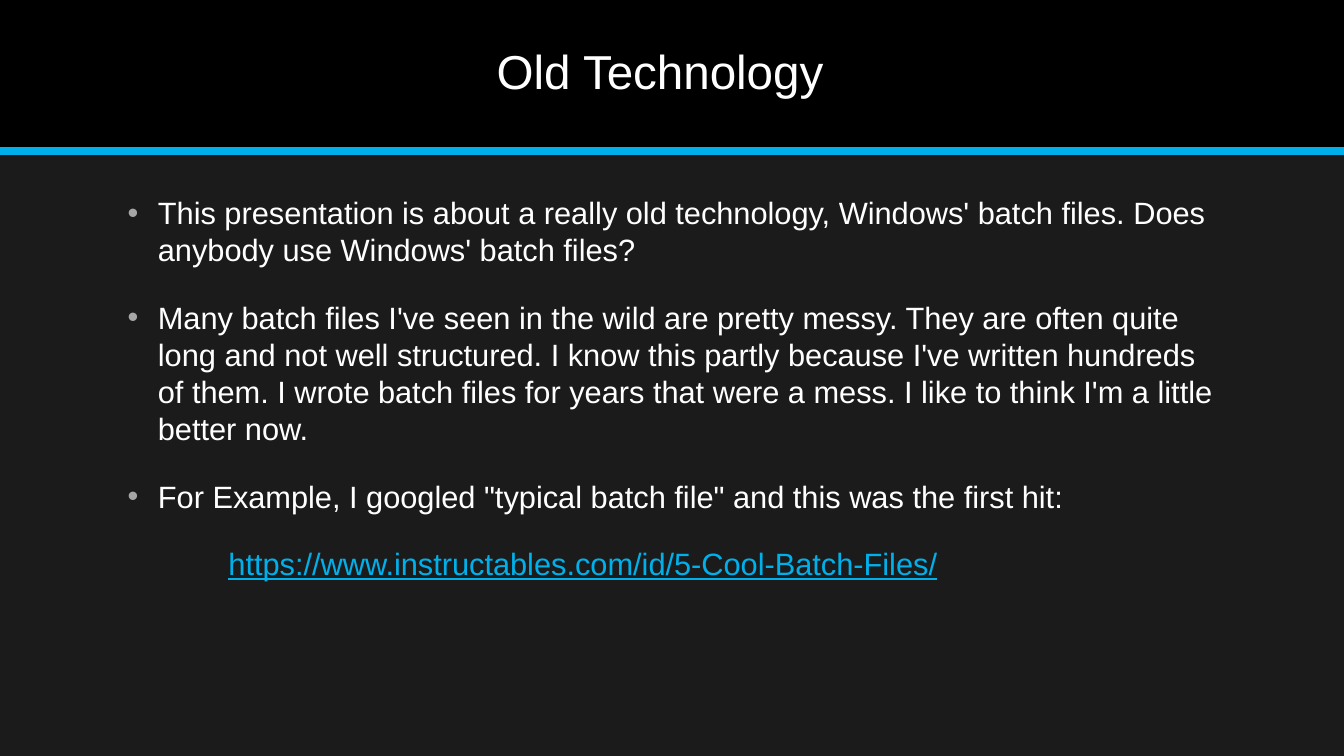
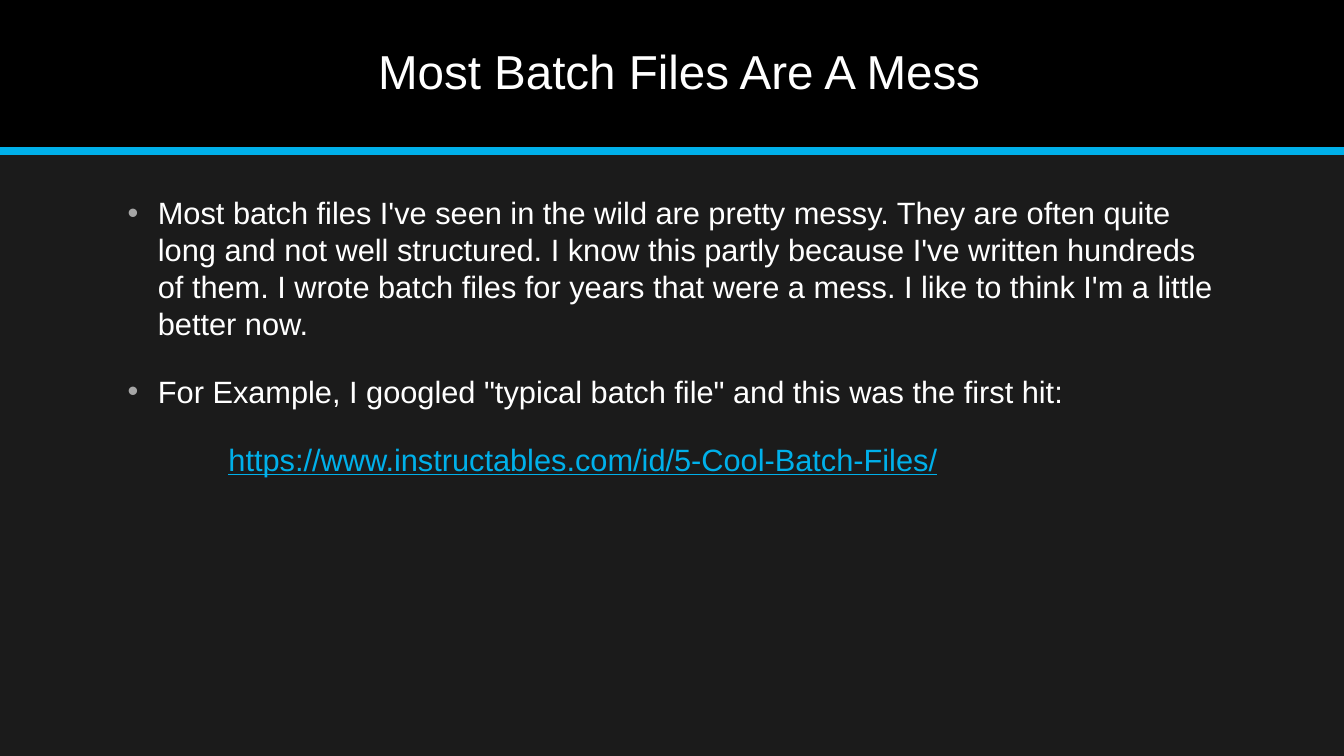
Before and after one commit to jonathan-r-jones/Composable-Batch-Files, a slide deck: slide 2 of Composable Batch File Helper.pptx (slide 1 before the commit). Drawn at 1344x756 pixels with LibreOffice and Linux fonts; fonts in the diff are those of the drawing. Boxes give left, top, right and bottom in pixels: in the first picture for what was removed or moved away, otherwise in the second. Text is boxed around its words. In the diff, an @@ line names an element or a change of style, - is before the commit and + after.

```diff
--- a/Composable Batch File Helper.pptx
+++ b/Composable Batch File Helper.pptx
@@ title at (378,54,981,90): text changed @@
-Old Technology
+Most Batch Files Are A Mess
@@ text at (158,201,1213,336): text changed @@
-• This presentation is about a really old technology, Windows' batch files. Does anybody use Windows' batch files?
-• Many batch files I've seen in the wild are pretty messy. They are often quite long and not well structured. I know this partly because I've written hundreds of them. I wrote batch files for years that were a mess. I like to think I'm a little better now.
+• Most batch files I've seen in the wild are pretty messy. They are often quite long and not well structured. I know this partly because I've written hundreds of them. I wrote batch files for years that were a mess. I like to think I'm a little better now.
```
Also in this commit, not shown: 1 slide added, 1 other file.
